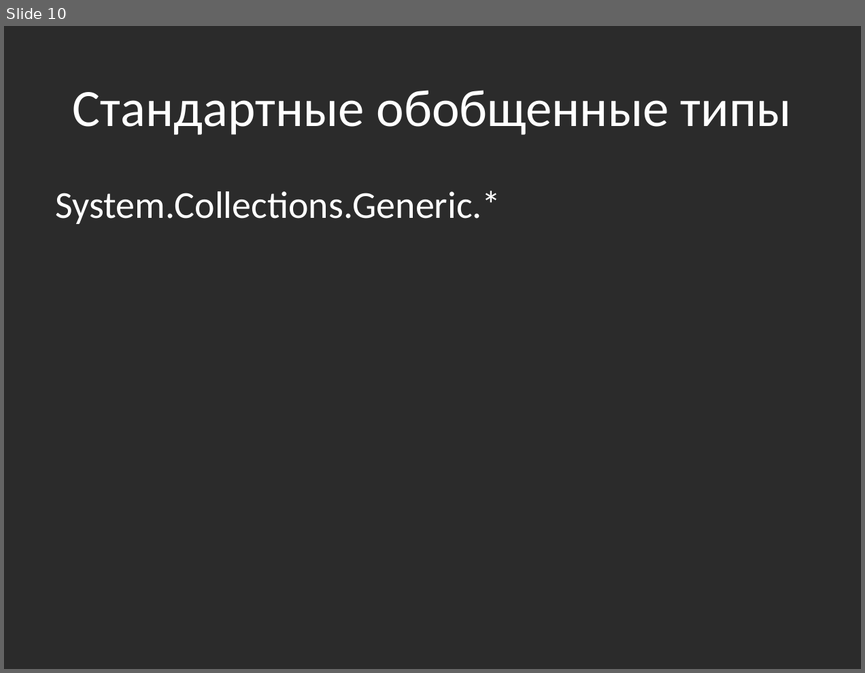
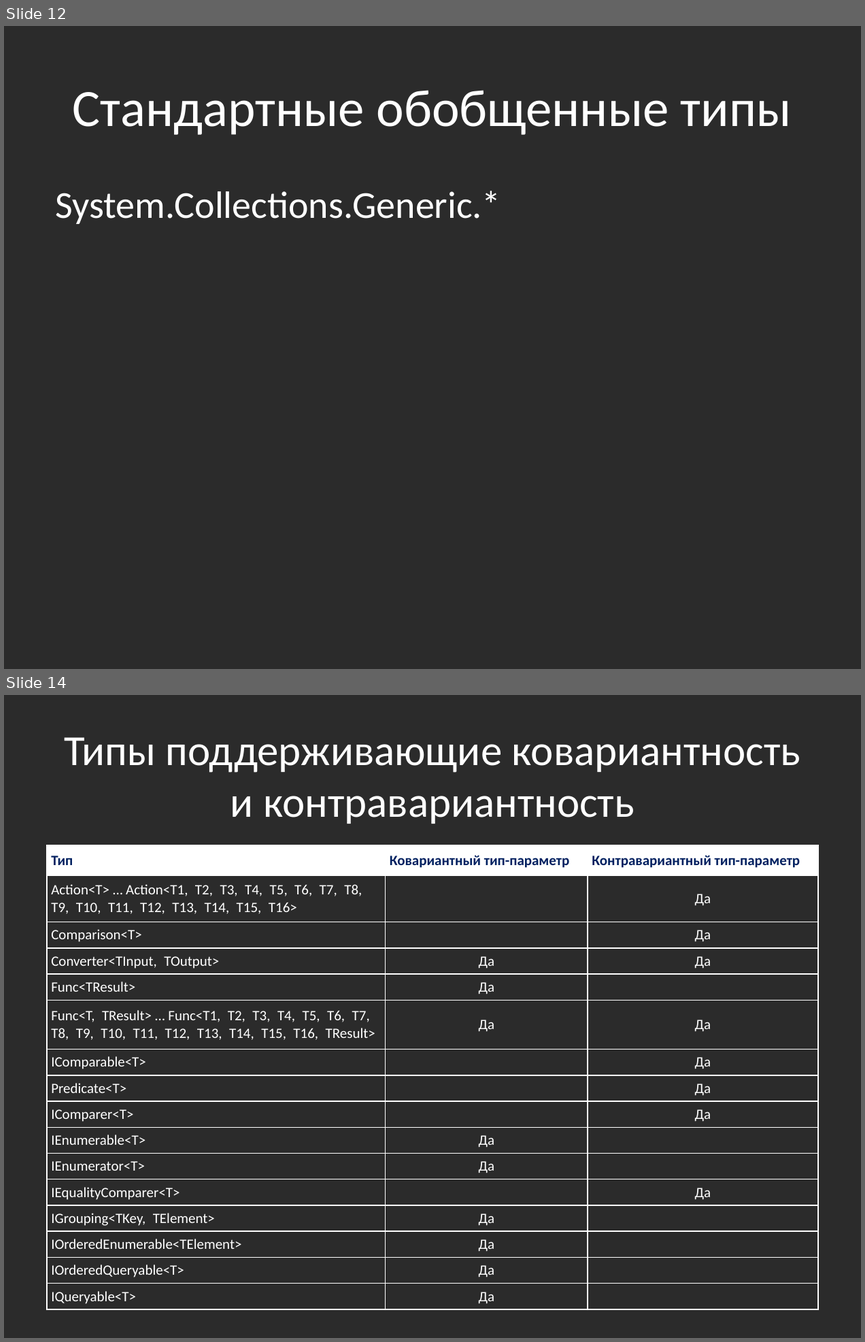
Before and after one commit to bazile/Training, a slide deck: Presentation/lesson-02-generics.pptx. Shown one above the other, each under a label of ours: slide 10 before the commit, slides 12 and 14 after it; the slides between them are not shown. The pictures are 865x673 and 865x1342 pixels, drawn with LibreOffice and Linux fonts; fonts in the diff are those of the drawing; background and template pictures are left out; a plain dark background stands for a picture behind light text. Boxes give left, top, right and bottom in pixels: in the first picture for what was removed or moved away, otherwise in the second. Text is boxed around its words. In the diff, an @@ line names an element or a change of style, - is before the commit and + after.

```diff
--- a/Presentation/lesson-02-generics.pptx
+++ b/Presentation/lesson-02-generics.pptx
@@ slide 14 added at [4,695,861,1338], background picture (left out) @@
@@ title added at [64,737,801,824], 36 pt, text #FFFFFF @@
+Типы поддерживающие ковариантность и контравариантность
@@ table added at [47,845,818,1306], 16 rows, 3 columns @@
+Тип | Ковариантный тип-параметр | Контравариантный тип-параметр
+Action<T> … Action<T1, T2, T3, T4, T5, T6, T7, T8, T9, T10, T11, T12, T13, T14, T15, T16> |  | Да
+Comparison<T> |  | Да
+Converter<TInput, TOutput> | Да | Да
+Func<TResult> | Да | 
+Func<T, TResult> … Func<T1, T2, T3, T4, T5, T6, T7, T8, T9, T10, T11, T12, T13, T14, T15, T16, TResult> | Да | Да
+IComparable<T> |  | Да
+Predicate<T> |  | Да
+IComparer<T> |  | Да
+IEnumerable<T> | Да | 
+IEnumerator<T> | Да | 
+IEqualityComparer<T> |  | Да
+IGrouping<TKey, TElement> | Да | 
+IOrderedEnumerable<TElement> | Да | 
+IOrderedQueryable<T> | Да | 
+IQueryable<T> | Да | 
@@ what was slide 10 is now slide 12 @@
```
Also in this commit, not shown: 1 slide changed, 3 other slides added, 1 slide removed, 10 other files.
